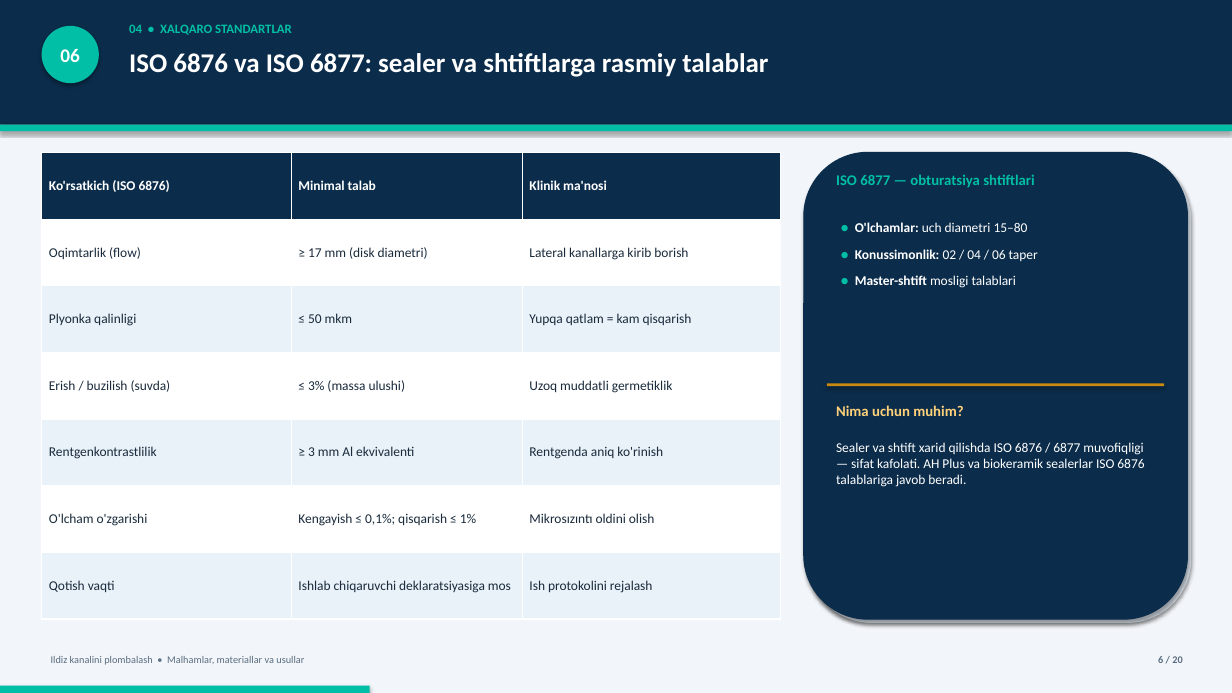
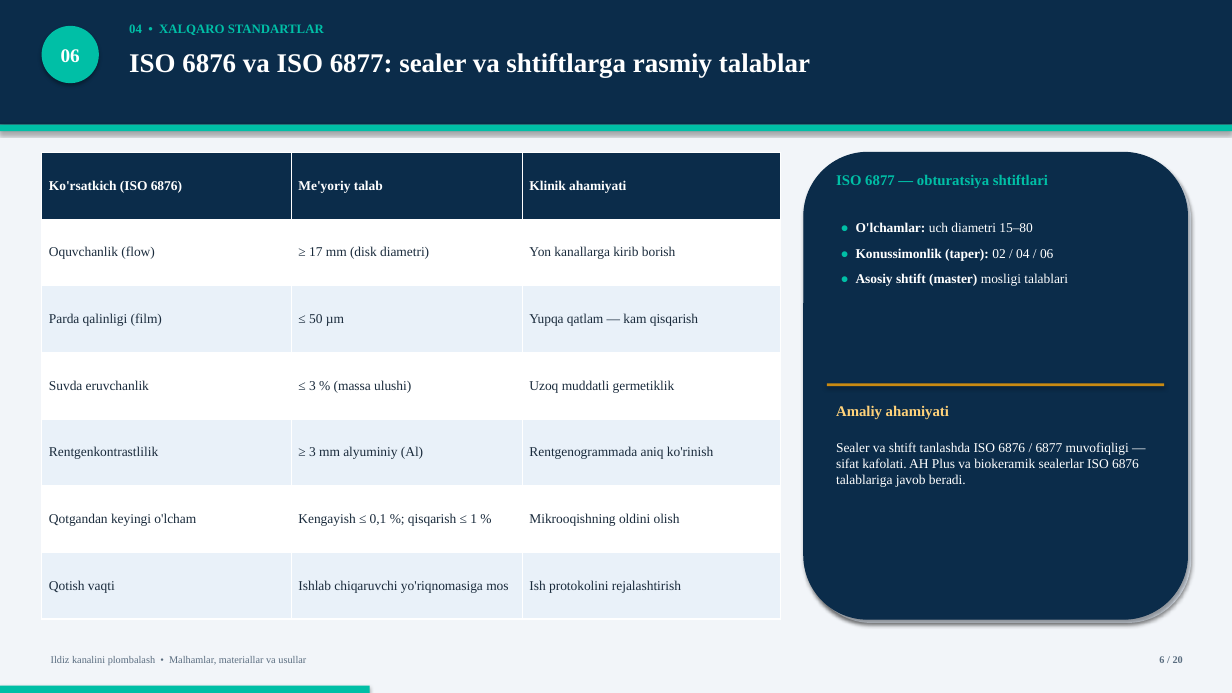
Before and after one commit to jabborovd18-collab/jdakimyo, a slide deck: slide 6 of Ildiz_kanalini_plombalash_taqdimot.pptx. Drawn at 1232x693 pixels with LibreOffice and Linux fonts; fonts in the diff are those of the drawing. Boxes give left, top, right and bottom in pixels: in the first picture for what was removed or moved away, otherwise in the second. Text is boxed around its words. In the diff, an @@ line names an element or a change of style, - is before the commit and + after.

Commit message:
Premium v3: Times New Roman, pure Uzbek terminology, scientific upgrade

```diff
--- a/Ildiz_kanalini_plombalash_taqdimot.pptx
+++ b/Ildiz_kanalini_plombalash_taqdimot.pptx
@@ table at bbox=[42, 152, 781, 619] @@
-row 1, column 2: Minimal talab
+row 1, column 2: Me'yoriy talab
-row 1, column 3: Klinik ma'nosi
+row 1, column 3: Klinik ahamiyati
-row 2, column 1: Oqimtarlik (flow)
+row 2, column 1: Oquvchanlik (flow)
-row 2, column 3: Lateral kanallarga kirib borish
+row 2, column 3: Yon kanallarga kirib borish
-row 3: Plyonka qalinligi | ≤ 50 mkm | Yupqa qatlam = kam qisqarish
+row 3: Parda qalinligi (film) | ≤ 50 µm | Yupqa qatlam — kam qisqarish
-row 4, column 1: Erish / buzilish (suvda)
+row 4, column 1: Suvda eruvchanlik
-row 4, column 2: ≤ 3% (massa ulushi)
+row 4, column 2: ≤ 3 % (massa ulushi)
-row 5, column 2: ≥ 3 mm Al ekvivalenti
+row 5, column 2: ≥ 3 mm alyuminiy (Al)
-row 5, column 3: Rentgenda aniq ko'rinish
+row 5, column 3: Rentgenogrammada aniq ko'rinish
-row 6: O'lcham o'zgarishi | Kengayish ≤ 0,1%; qisqarish ≤ 1% | Mikrosızıntı oldini olish
+row 6: Qotgandan keyingi o'lcham | Kengayish ≤ 0,1 %; qisqarish ≤ 1 % | Mikrooqishning oldini olish
-row 7, column 2: Ishlab chiqaruvchi deklaratsiyasiga mos
+row 7, column 2: Ishlab chiqaruvchi yo'riqnomasiga mos
-row 7, column 3: Ish protokolini rejalash
+row 7, column 3: Ish protokolini rejalashtirish
@@ font Calibri to Times New Roman in "Ko'rsatkich (ISO 6876)", "≥ 17 mm (disk diametri)", "Uzoq muddatli germetiklik", "Rentgenkontrastlilik" and 1 more places @@
@@ font Calibri to Times New Roman in 6 elements at bbox=[42, 26, 99, 83], bbox=[129, 24, 324, 35], bbox=[129, 53, 810, 77], bbox=[51, 656, 306, 665], bbox=[1159, 656, 1183, 663], bbox=[836, 174, 1048, 188] @@
@@ text at bbox=[856, 222, 1032, 232]: font Calibri to Times New Roman in "● O'lchamlar: uch diametri 15–80"; line spacing 1.15 to 1.12 @@
@@ text at bbox=[856, 248, 1068, 286]: text changed; font Calibri to Times New Roman @@
-● Konussimonlik: 02 / 04 / 06 taper
-● Master-shtift mosligi talablari
+● Konussimonlik (taper): 02 / 04 / 06
+● Asosiy shtift (master) mosligi talablari
@@ text at bbox=[836, 405, 949, 419]: text changed; font Calibri to Times New Roman @@
-Nima uchun muhim?
+Amaliy ahamiyati
@@ text at bbox=[836, 442, 1139, 487]: text changed; font Calibri to Times New Roman @@
-Sealer va shtift xarid qilishda ISO 6876 / 6877 muvofiqligi — sifat kafolati. AH Plus va biokeramik sealerlar ISO 6876 talablariga javob beradi.
+Sealer va shtift tanlashda ISO 6876 / 6877 muvofiqligi — sifat kafolati. AH Plus va biokeramik sealerlar ISO 6876 talablariga javob beradi.
```
Also in this commit, not shown: 19 other slides changed, 1 other file.
